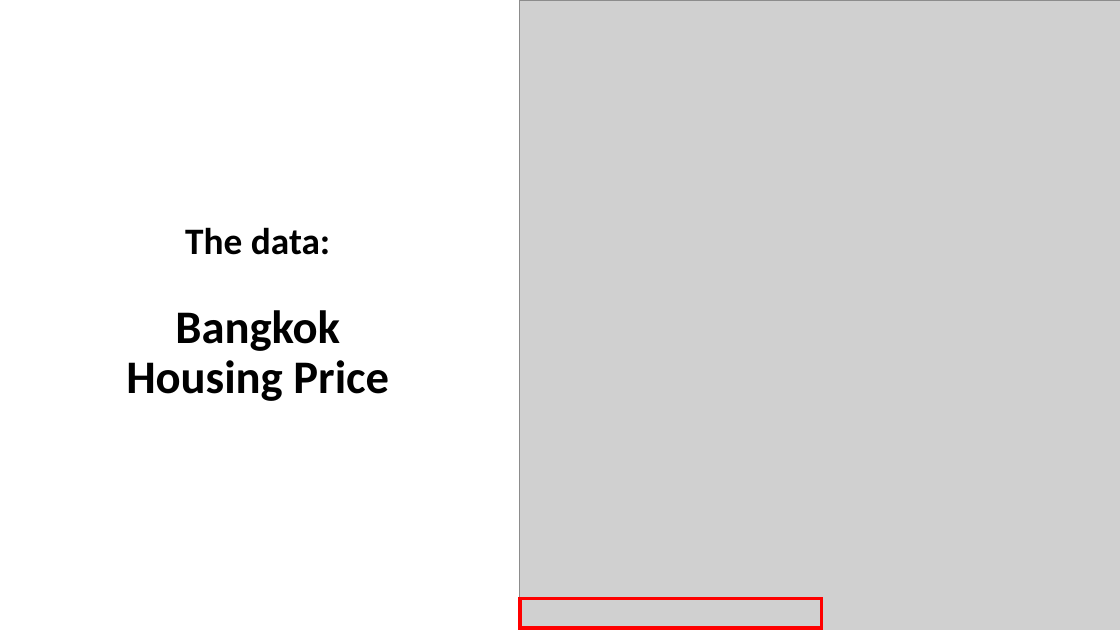
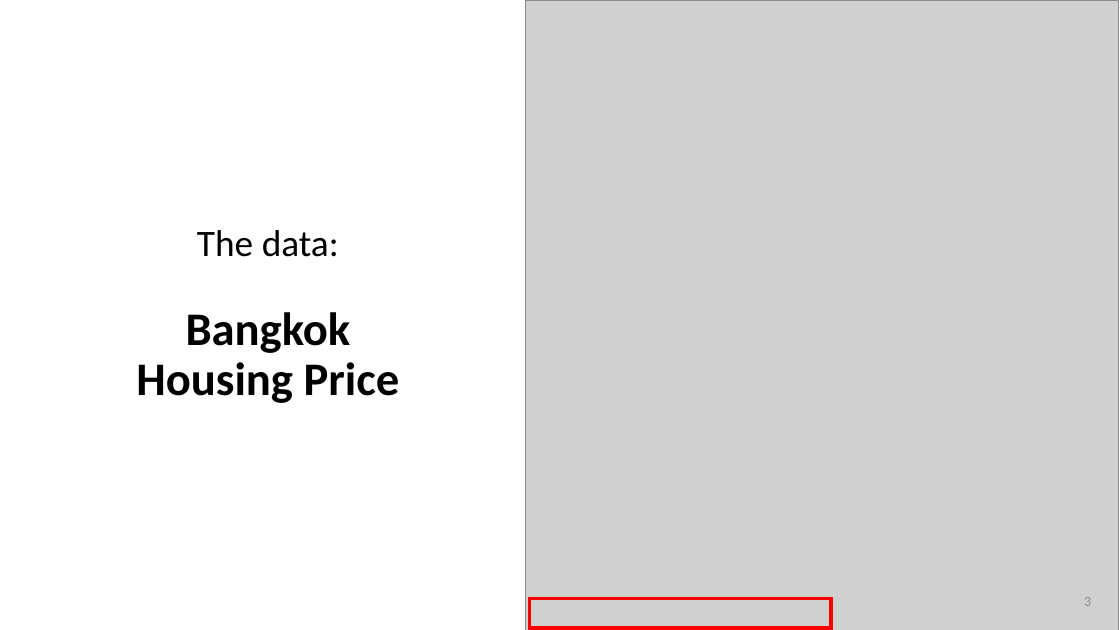
Before and after one commit to wtwwitt/project_2_bangkok_housing_price, a slide deck: slide 3 of presentation/Bangkok Housing Price Prediction for buyers and sellers.pptx. Drawn at 1120x630 pixels with LibreOffice and Linux fonts; fonts in the diff are those of the drawing; grey boxes stand for pictures. Boxes give left, top, right and bottom in pixels: in the first picture for what was removed or moved away, otherwise in the second. Text is boxed around its words. In the diff, an @@ line names an element or a change of style, - is before the commit and + after.

Commit message:
Update scaling method in nearby station dstance and presentation theme

```diff
--- a/presentation/Bangkok Housing Price Prediction for buyers and sellers.pptx
+++ b/presentation/Bangkok Housing Price Prediction for buyers and sellers.pptx
@@ title "The data: Bangkok Housing Price": place and size @@
-title "The data: Bangkok Housing Price" at box(126, 227, 389, 401)
+title "The data: Bangkok Housing Price" at box(136, 230, 400, 403)
@@ title "The data: Bangkok Housing Price" at box(136, 230, 400, 403): bold off in "The data:" @@
@@ picture: place and size @@
-picture at box(520, 0, 1120, 630)
+picture at box(525, 0, 1118, 630)
@@ rectangle: place and size @@
-rectangle at box(520, 598, 822, 628)
+rectangle at box(529, 598, 831, 628)
@@ page number added at box(1084, 597, 1091, 606), 12 pt, text #8C8C8C @@
+3
```
Also in this commit, not shown: 8 other slides changed, 7 other files.
